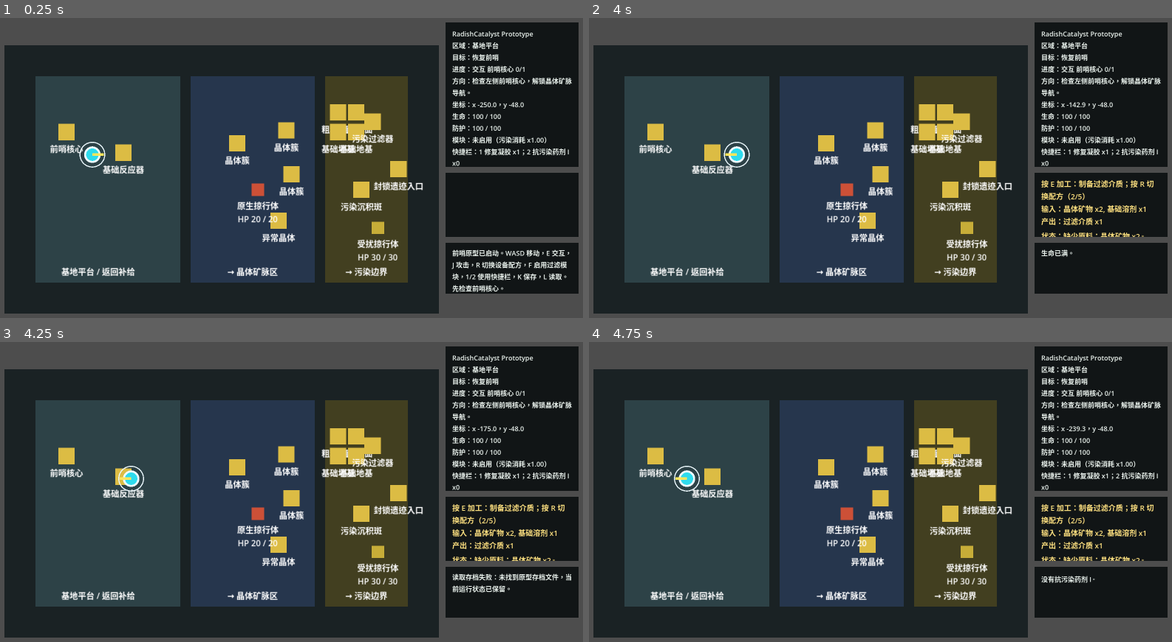
Above: before the commit, frames 1-4 (two rows, left to right).
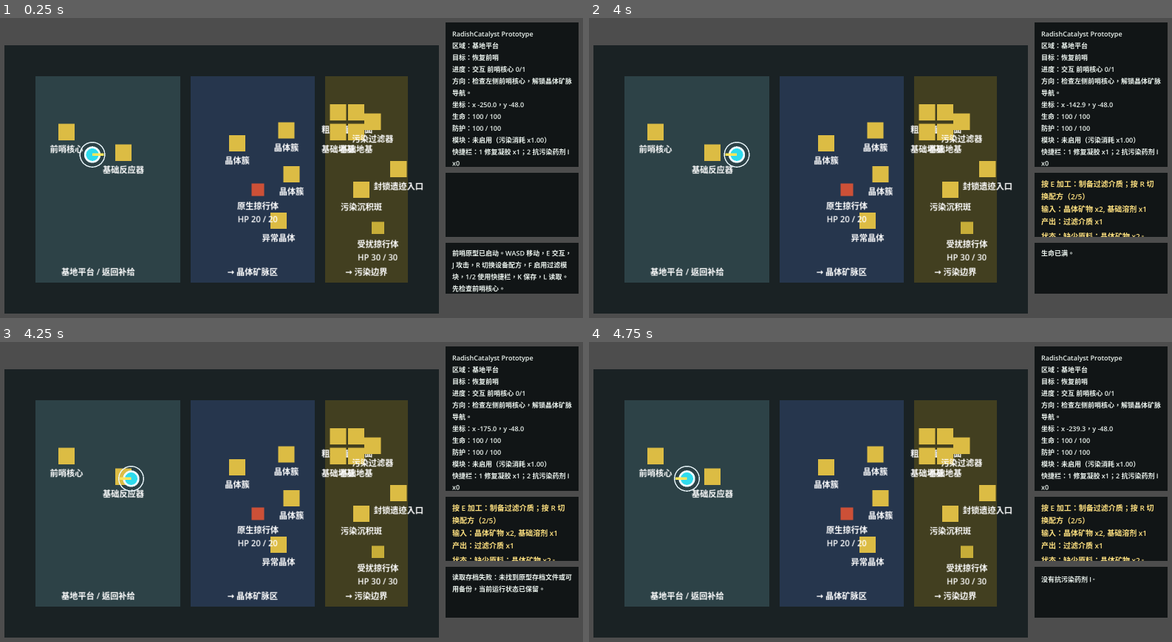
Above: after the commit, the same moments.

Repository: laugh0608/RadishCatalyst
Game: Godot game, scene res://scenes/boot/Boot.tscn
Same seed, same stepped clock (60 frames per second), same inputs: the game is played once before the commit and once after it.
Inputs:
- Up to frame 1 (0.25 s): no input
- Up to frame 2 (4 s): tap Enter at 0.5 s; hold D (move_right) 0.53-1.28 s; tap J (attack) at 0.6 s; hold S (move_down) 1.28-2.03 s; tap R (cycle_recipe) at 1.35 s; hold D (move_right) 2.03-2.78 s; tap E (interact) at 2.1 s; hold W (move_up) 2.78-3.53 s; tap F (toggle_module) at 2.85 s; hold A (move_left) from 3.53 s (still down); tap 1 (use_quick_slot_1) at 3.6 s
- Up to frame 3 (4.25 s): keep holding A (move_left); tap L (load_game) at 4.15 s
- Up to frame 4 (4.75 s): keep holding A (move_left); tap 2 (use_quick_slot_2) at 4.35 s

Frames 1-2 are identical in both runs. In frame 3, 0.3% of the frame differs, in the area x 77-99%, y 77-84%; in frame 4, nothing differs.

Commit message:
fix: 增加存档槽位与备份恢复

Diff:
--- a/client/scripts/checks/save_service_check.gd
+++ b/client/scripts/checks/save_service_check.gd
@@ -113,6 +113,10 @@
 
 	var save_result := save_service.save_game(WorldState.create_default(), CharacterState.create_default())
 	_expect_success(save_result, "save default game")
+	if not FileAccess.file_exists(SaveService.SAVE_FILE):
+		failures.append("default save should use slot_01 save path")
+	if not SaveService.SAVE_FILE.contains("/slots/slot_01/"):
+		failures.append("default save path should include slots/slot_01")
 	var load_result := save_service.load_game()
 	_expect_success(load_result, "load saved default game")
 	if bool(load_result.get("success", false)):
@@ -124,6 +128,10 @@
 	_check_slice_end_hook_state_persists()
 	_check_slice_complete_state_persists()
 	_check_save_backup()
+	_check_loads_recent_backup_when_primary_is_bad()
+	_check_loads_older_backup_when_recent_backup_is_bad()
+	_check_all_bad_saves_fail_without_replacing_state()
+	_check_named_slot_save_load()
 	_check_bad_existing_save_does_not_block_save()
 
 
@@ -132,19 +140,27 @@
 
 
 func _write_save_text(content: String) -> void:
+	_write_text_file(SaveService.SAVE_FILE, content)
+
+
+func _write_save_json_to_path(save_path: String, data: Dictionary) -> void:
+	_write_text_file(save_path, JSON.stringify(data, "\t"))
+
+
+func _write_text_file(save_path: String, content: String) -> void:
 	var dir := DirAccess.open("user://")
 	if dir == null:
 		failures.append("could not open user://")
 		return
 
-	var dir_error := dir.make_dir_recursive("saves")
+	var dir_error := dir.make_dir_recursive("saves/slots/%s" % SaveService.DEFAULT_SLOT_ID)
 	if dir_error != OK:
-		failures.append("could not create saves dir: %s" % error_string(dir_error))
-		return
-
-	var file := FileAccess.open(SaveService.SAVE_FILE, FileAccess.WRITE)
+		failures.append("could not create default slot save dir: %s" % error_string(dir_error))
+		return
+
+	var file := FileAccess.open(save_path, FileAccess.WRITE)
 	if file == null:
-		failures.append("could not write save file: %s" % error_string(FileAccess.get_open_error()))
+		failures.append("could not write save file %s: %s" % [save_path, error_string(FileAccess.get_open_error())])
 		return
 	file.store_string(content)
 	file.close()
@@ -228,6 +244,95 @@
 	_expect_success(result, "save over bad existing save")
 	if not FileAccess.file_exists(SaveService.SAVE_BACKUP_FILE):
 		failures.append("save over bad existing save should still create backup")
+
+
+func _check_loads_recent_backup_when_primary_is_bad() -> void:
+	_remove_save_file()
+	_remove_backup_files()
+	_write_save_text("{")
+	_write_save_json_to_path(String(SaveService.SAVE_BACKUP_FILES[0]), _make_save_data("world.recovered.bak1"))
+
+	var result := save_service.load_game()
+	_expect_success(result, "load bak1 after bad primary")
+	if not bool(result.get("success", false)):
+		return
+
+	_expect_equal(bool(result.get("recovered_from_backup", false)), true, "bak1 load should mark recovery")
+	_expect_equal(String(result.get("source_file", "")), String(SaveService.SAVE_BACKUP_FILES[0]), "bak1 source file")
+	_expect_recovered_world_id(result, "world.recovered.bak1", "bak1 recovered world")
+	var message := String(result.get("message", ""))
+	if not message.contains("备份 1"):
+		failures.append("bak1 recovery message should mention backup 1, got: %s" % message)
+
+
+func _check_loads_older_backup_when_recent_backup_is_bad() -> void:
+	_remove_save_file()
+	_remove_backup_files()
+	_write_save_text("{")
+	_write_text_file(String(SaveService.SAVE_BACKUP_FILES[0]), "{")
+	_write_save_json_to_path(String(SaveService.SAVE_BACKUP_FILES[1]), _make_save_data("world.recovered.bak2"))
+
+	var result := save_service.load_game()
+	_expect_success(result, "load bak2 after bad primary and bak1")
+	if not bool(result.get("success", false)):
+		return
+
+	_expect_equal(bool(result.get("recovered_from_backup", false)), true, "bak2 load should mark recovery")
+	_expect_equal(String(result.get("source_file", "")), String(SaveService.SAVE_BACKUP_FILES[1]), "bak2 source file")
+	_expect_recovered_world_id(result, "world.recovered.bak2", "bak2 recovered world")
+	var message := String(result.get("message", ""))
+	if not message.contains("备份 2"):
+		failures.append("bak2 recovery message should mention backup 2, got: %s" % message)
+
+
+func _check_all_bad_saves_fail_without_replacing_state() -> void:
+	_remove_save_file()
+	_remove_backup_files()
+	_write_save_text("{")
+	for backup_path in SaveService.SAVE_BACKUP_FILES:
+		_write_text_file(String(backup_path), "{")
+
+	var result := save_service.load_game()
+	_expect_failure_message(result, "JSON 解析失败", "all bad saves")
+	if result.has("world_state") or result.has("character_state"):
+		failures.append("all bad saves should not return replacement state")
+
+
+func _check_named_slot_save_load() -> void:
+	var slot_id := "slot_02"
+	var world_state := WorldState.create_default()
+	world_state.world_id = "world.slot.02"
+	var save_result := save_service.save_game_for_slot(slot_id, world_state, CharacterState.create_default())
+	_expect_success(save_result, "save named slot")
+
+	var load_result := save_service.load_game_for_slot(slot_id)
+	_expect_success(load_result, "load named slot")
+	if not bool(load_result.get("success", false)):
+		return
+
+	_expect_equal(String(load_result.get("slot_id", "")), slot_id, "named slot id")
+	_expect_recovered_world_id(load_result, "world.slot.02", "named slot world")
+
+
+func _make_save_data(world_id: String) -> Dictionary:
+	var world_state := WorldState.create_default()
+	world_state.world_id = world_id
+	return {
+		"save_schema_version": SaveService.SAVE_SCHEMA_VERSION,
+		"game_version": SaveService.GAME_VERSION,
+		"created_at": "2026-04-30T00:00:00",
+		"updated_at": "2026-04-30T00:00:00",
+		"world": world_state.to_dict(),
+		"character": CharacterState.create_default().to_dict()
+	}
+
+
+func _expect_recovered_world_id(result: Dictionary, expected_world_id: String, label: String) -> void:
+	var world_state: WorldState = result.get("world_state", null)
+	if world_state == null:
+		failures.append("%s should return world state" % label)
+		return
+	_expect_equal(world_state.world_id, expected_world_id, label)
 
 
 func _check_slice_end_hook_state_persists() -> void:
--- a/client/scripts/save/save_service.gd
+++ b/client/scripts/save/save_service.gd
@@ -3,22 +3,32 @@
 
 const SAVE_SCHEMA_VERSION := 1
 const GAME_VERSION := "prototype-slice-01"
-const SAVE_DIR := "user://saves"
-const SAVE_FILE := "user://saves/slice_01_autosave.json"
-const SAVE_BACKUP_FILE := "user://saves/slice_01_autosave.bak.1.json"
+const SAVE_ROOT_DIR := "user://saves"
+const SAVE_SLOT_ROOT_DIR := "user://saves/slots"
+const DEFAULT_SLOT_ID := "slot_01"
+const SAVE_FILE_NAME := "slice_01_autosave.json"
+const SAVE_DIR := "user://saves/slots/slot_01"
+const SAVE_FILE := "user://saves/slots/slot_01/slice_01_autosave.json"
+const SAVE_BACKUP_FILE := "user://saves/slots/slot_01/slice_01_autosave.bak.1.json"
 const SAVE_BACKUP_FILES := [
-	"user://saves/slice_01_autosave.bak.1.json",
-	"user://saves/slice_01_autosave.bak.2.json",
-	"user://saves/slice_01_autosave.bak.3.json"
+	"user://saves/slots/slot_01/slice_01_autosave.bak.1.json",
+	"user://saves/slots/slot_01/slice_01_autosave.bak.2.json",
+	"user://saves/slots/slot_01/slice_01_autosave.bak.3.json"
 ]
 
 
 func save_game(world_state: WorldState, character_state: CharacterState) -> Dictionary:
+	return save_game_for_slot(DEFAULT_SLOT_ID, world_state, character_state)
+
+
+func save_game_for_slot(slot_id: String, world_state: WorldState, character_state: CharacterState) -> Dictionary:
+	var paths := _get_slot_paths(slot_id)
+	var save_file := String(paths.get("save_file", SAVE_FILE))
 	var dir := DirAccess.open("user://")
 	if dir == null:
 		return _failure("打开用户存档目录失败。")
 
-	var dir_error := dir.make_dir_recursive("saves")
+	var dir_error := dir.make_dir_recursive(String(paths.get("save_dir_relative", "saves/slots/%s" % DEFAULT_SLOT_ID)))
 	if dir_error != OK:
 		return _failure("创建存档目录失败：%s。" % error_string(dir_error))
 
@@ -26,17 +36,17 @@
 	var save_data := {
 		"save_schema_version": SAVE_SCHEMA_VERSION,
 		"game_version": GAME_VERSION,
-		"created_at": _read_existing_created_at(now),
+		"created_at": _read_existing_created_at(now, save_file),
 		"updated_at": now,
 		"world": world_state.to_dict(),
 		"character": character_state.to_dict()
 	}
 
-	var backup_result := _backup_existing_save()
+	var backup_result := _backup_existing_save(paths)
 	if not bool(backup_result.get("success", false)):
 		return backup_result
 
-	var file := FileAccess.open(SAVE_FILE, FileAccess.WRITE)
+	var file := FileAccess.open(save_file, FileAccess.WRITE)
 	if file == null:
 		return _failure("打开存档文件失败：%s。" % error_string(FileAccess.get_open_error()))
 
@@ -48,10 +58,53 @@
 
 
 func load_game() -> Dictionary:
-	if not FileAccess.file_exists(SAVE_FILE):
+	return load_game_for_slot(DEFAULT_SLOT_ID)
+
+
+func load_game_for_slot(slot_id: String) -> Dictionary:
+	var paths := _get_slot_paths(slot_id)
+	var candidates: Array[String] = [String(paths.get("save_file", SAVE_FILE))]
+	for backup_path in paths.get("backup_files", SAVE_BACKUP_FILES):
+		candidates.append(String(backup_path))
+
+	var first_failure_message := ""
+	var attempted_file_count := 0
+	for index in range(candidates.size()):
+		var save_file := candidates[index]
+		if not FileAccess.file_exists(save_file):
+			continue
+
+		attempted_file_count += 1
+		var read_result := _read_save_file(save_file)
+		if bool(read_result.get("success", false)):
+			var save_data: Dictionary = read_result.get("save_data", {})
+			var message := "已读取原型存档。"
+			if index > 0:
+				message = "主存档不可用，已从最近备份 %d 恢复原型存档。" % index
+			return {
+				"success": true,
+				"message": message,
+				"world_state": WorldState.from_dict(save_data.get("world", {})),
+				"character_state": CharacterState.from_dict(save_data.get("character", {})),
+				"slot_id": String(paths.get("slot_id", DEFAULT_SLOT_ID)),
+				"recovered_from_backup": index > 0,
+				"source_file": save_file
+			}
+
+		if first_failure_message.is_empty():
+			first_failure_message = String(read_result.get("message", "读取存档失败，当前运行状态已保留。"))
+
+	if attempted_file_count > 0:
+		return _failure(first_failure_message)
+
+	return _failure("读取存档失败：未找到原型存档文件或可用备份，当前运行状态已保留。")
+
+
+func _read_save_file(save_file: String) -> Dictionary:
+	if not FileAccess.file_exists(save_file):
 		return _failure("读取存档失败：未找到原型存档文件，当前运行状态已保留。")
 
-	var file := FileAccess.open(SAVE_FILE, FileAccess.READ)
+	var file := FileAccess.open(save_file, FileAccess.READ)
 	if file == null:
 		return _failure("读取存档失败：打开存档文件失败：%s。当前运行状态已保留。" % error_string(FileAccess.get_open_error()))
 
@@ -77,8 +130,7 @@
 	return {
 		"success": true,
 		"message": "已读取原型存档。",
-		"world_state": WorldState.from_dict(save_data.get("world", {})),
-		"character_state": CharacterState.from_dict(save_data.get("character", {}))
+		"save_data": save_data
 	}
 
 
@@ -108,11 +160,11 @@
 	return ""
 
 
-func _read_existing_created_at(default_created_at: String) -> String:
-	if not FileAccess.file_exists(SAVE_FILE):
-		return default_created_at
-
-	var file := FileAccess.open(SAVE_FILE, FileAccess.READ)
+func _read_existing_created_at(default_created_at: String, save_file: String) -> String:
+	if not FileAccess.file_exists(save_file):
+		return default_created_at
+
+	var file := FileAccess.open(save_file, FileAccess.READ)
 	if file == null:
 		return default_created_at
 
@@ -131,20 +183,23 @@
 	return default_created_at
 
 
-func _backup_existing_save() -> Dictionary:
-	if not FileAccess.file_exists(SAVE_FILE):
+func _backup_existing_save(paths: Dictionary) -> Dictionary:
+	var save_file := String(paths.get("save_file", SAVE_FILE))
+	var backup_file := String(paths.get("backup_file", SAVE_BACKUP_FILE))
+	var backup_files: Array = paths.get("backup_files", SAVE_BACKUP_FILES)
+	if not FileAccess.file_exists(save_file):
 		return {
 			"success": true,
 			"backup_created": false
 		}
 
-	var rotation_error := _rotate_backup_files()
+	var rotation_error := _rotate_backup_files(backup_files)
 	if rotation_error != OK:
 		return _failure("保存失败：轮转存档备份失败：%s。当前存档未被覆盖。" % error_string(rotation_error))
 
 	var copy_error := DirAccess.copy_absolute(
-		ProjectSettings.globalize_path(SAVE_FILE),
-		ProjectSettings.globalize_path(SAVE_BACKUP_FILE)
+		ProjectSettings.globalize_path(save_file),
+		ProjectSettings.globalize_path(backup_file)
 	)
 	if copy_error != OK:
 		return _failure("保存失败：备份现有存档失败：%s。当前存档未被覆盖。" % error_string(copy_error))
@@ -155,10 +210,10 @@
 	}
 
 
-func _rotate_backup_files() -> Error:
-	for index in range(SAVE_BACKUP_FILES.size() - 1, 0, -1):
-		var source_path := String(SAVE_BACKUP_FILES[index - 1])
-		var target_path := String(SAVE_BACKUP_FILES[index])
+func _rotate_backup_files(backup_files: Array) -> Error:
+	for index in range(backup_files.size() - 1, 0, -1):
+		var source_path := String(backup_files[index - 1])
+		var target_path := String(backup_files[index])
 		if FileAccess.file_exists(target_path):
 			var remove_error := DirAccess.remove_absolute(ProjectSettings.globalize_path(target_path))
 			if remove_error != OK:
@@ -176,6 +231,44 @@
 	return OK
 
 
+func _get_slot_paths(slot_id: String) -> Dictionary:
+	var clean_slot_id := _sanitize_slot_id(slot_id)
+	var save_dir_relative := "saves/slots/%s" % clean_slot_id
+	var save_dir := "%s/%s" % [SAVE_SLOT_ROOT_DIR, clean_slot_id]
+	var save_file := "%s/%s" % [save_dir, SAVE_FILE_NAME]
+	var backup_files: Array[String] = []
+	for backup_index in range(1, 4):
+		backup_files.append("%s/slice_01_autosave.bak.%d.json" % [save_dir, backup_index])
+
+	return {
+		"slot_id": clean_slot_id,
+		"save_dir": save_dir,
+		"save_dir_relative": save_dir_relative,
+		"save_file": save_file,
+		"backup_file": backup_files[0],
+		"backup_files": backup_files
+	}
+
+
+func _sanitize_slot_id(slot_id: String) -> String:
+	var raw_slot_id := slot_id.strip_edges()
+	if raw_slot_id.is_empty():
+		return DEFAULT_SLOT_ID
+
+	var allowed := "abcdefghijklmnopqrstuvwxyzABCDEFGHIJKLMNOPQRSTUVWXYZ0123456789_-"
+	var clean_slot_id := ""
+	for index in range(raw_slot_id.length()):
+		var character := raw_slot_id.substr(index, 1)
+		if allowed.contains(character):
+			clean_slot_id += character
+		else:
+			clean_slot_id += "_"
+
+	if clean_slot_id.strip_edges().is_empty():
+		return DEFAULT_SLOT_ID
+	return clean_slot_id
+
+
 func _is_number(value) -> bool:
 	return typeof(value) == TYPE_INT or typeof(value) == TYPE_FLOAT
 
Not shown, changed: docs/architecture/multiplayer-and-save-architecture.md
Not shown, changed: docs/architecture/save-data-model.md
Not shown, changed: docs/devlogs/2026-W18.md
Not shown, changed: docs/planning/current.md
